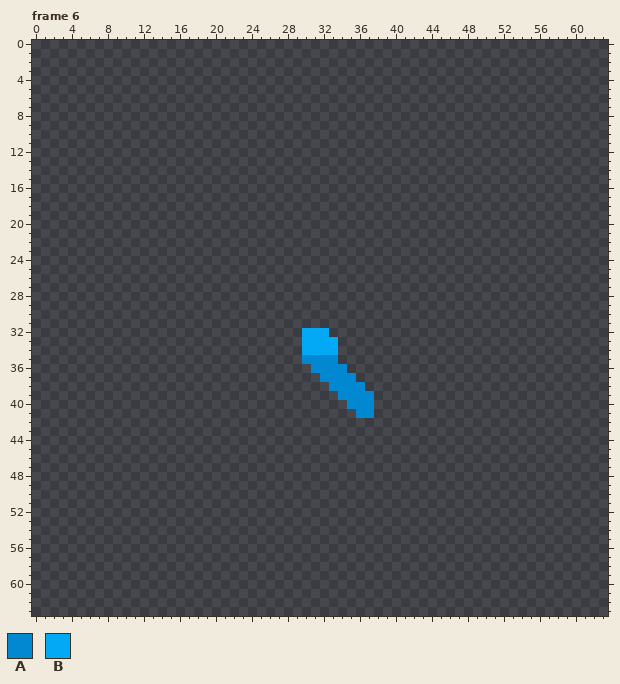
Edited in one commit: pixel-art file (Ressources/Characters/Base_Character/Walk/Base_Character_Walk_E.aseprite). This is how it looked before the edit.
64x64 pixels, 16 frames. Shown: frame 6. The commit also changed other frames, which this record leaves out.
Palette (. is transparent): A #0288d1  B #03a9f4
Pixels before, frame 6 (only the part around the change), first column x 0:
 0 ................................................................
 1 ................................................................
 2 ................................................................
 3 ................................................................
 4 ................................................................
 5 ................................................................
 6 ................................................................
 7 ................................................................
 8 ................................................................
 9 ................................................................
10 ................................................................
11 ................................................................
12 ................................................................
13 ................................................................
14 ................................................................
15 ................................................................
16 ................................................................
17 ................................................................
18 ................................................................
19 ................................................................
20 ................................................................
21 ................................................................
22 ................................................................
23 ................................................................
24 ................................................................
25 ................................................................
26 ................................................................
27 ................................................................
28 ................................................................
29 ................................................................
30 ................................................................
31 ................................................................
32 ..............................BBB...............................
33 ..............................BBBB..............................
34 ..............................BBBB..............................
35 ..............................AAAA..............................
36 ...............................AAAA.............................
37 ................................AAAA............................
38 .................................AAAA...........................
39 ..................................AAAA..........................
40 ...................................AAA..........................
41 ....................................AA..........................
42 ................................................................
43 ................................................................
44 ................................................................
45 ................................................................
46 ................................................................
47 ................................................................
48 ................................................................
49 ................................................................
50 ................................................................
51 ................................................................
52 ................................................................
53 ................................................................
54 ................................................................
55 ................................................................
56 ................................................................
57 ................................................................
58 ................................................................
59 ................................................................
60 ................................................................
61 ................................................................
62 ................................................................
63 ................................................................
And afterwards:
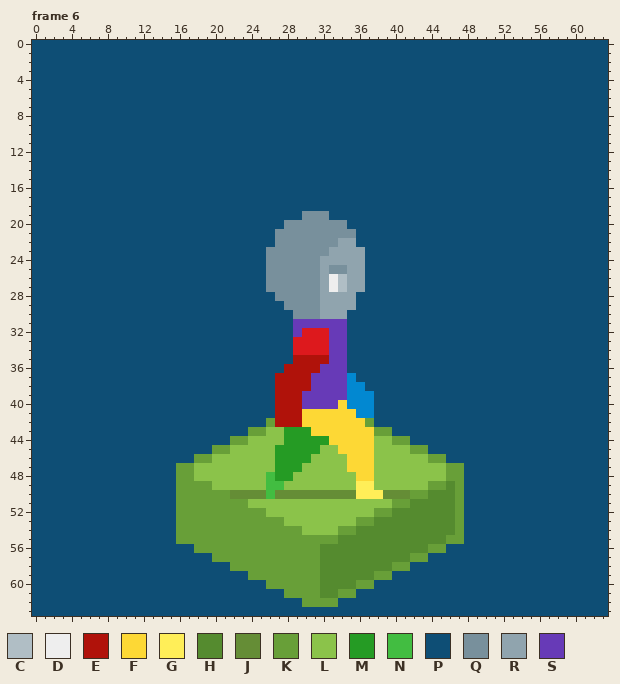
Colours new in this view: C #b0bec5  D #eeeeee  E #b0120a  F #fdd835  G #ffee58  H #558b2f  J #658d36  K #689f38  L #8bc34a  M #259b24  N #42bd41  P #0e4e75  Q #78909c  R #90a4ae  S #673ab7
From the commit log: Changement des gifs
Difference:
layer "Background" now shown
layer "Line" now shown
layer "Sec Leg" now shown
layer "Main Leg" now shown
layer "Torso" now shown
layer "Main Arm" now shown
layer "Head" now shown
colour B: #03a9f4 -> #dd191d
Changed rows in their new state; - is a pixel that keeps its letter.
Frame 6:
first column x 0:
 0 PPPPPPPPPPPPPPPPPPPPPPPPPPPPPPPPPPPPPPPPPPPPPPPPPPPPPPPPPPPPPPPP
 1 PPPPPPPPPPPPPPPPPPPPPPPPPPPPPPPPPPPPPPPPPPPPPPPPPPPPPPPPPPPPPPPP
 2 PPPPPPPPPPPPPPPPPPPPPPPPPPPPPPPPPPPPPPPPPPPPPPPPPPPPPPPPPPPPPPPP
 3 PPPPPPPPPPPPPPPPPPPPPPPPPPPPPPPPPPPPPPPPPPPPPPPPPPPPPPPPPPPPPPPP
 4 PPPPPPPPPPPPPPPPPPPPPPPPPPPPPPPPPPPPPPPPPPPPPPPPPPPPPPPPPPPPPPPP
 5 PPPPPPPPPPPPPPPPPPPPPPPPPPPPPPPPPPPPPPPPPPPPPPPPPPPPPPPPPPPPPPPP
 6 PPPPPPPPPPPPPPPPPPPPPPPPPPPPPPPPPPPPPPPPPPPPPPPPPPPPPPPPPPPPPPPP
 7 PPPPPPPPPPPPPPPPPPPPPPPPPPPPPPPPPPPPPPPPPPPPPPPPPPPPPPPPPPPPPPPP
 8 PPPPPPPPPPPPPPPPPPPPPPPPPPPPPPPPPPPPPPPPPPPPPPPPPPPPPPPPPPPPPPPP
 9 PPPPPPPPPPPPPPPPPPPPPPPPPPPPPPPPPPPPPPPPPPPPPPPPPPPPPPPPPPPPPPPP
10 PPPPPPPPPPPPPPPPPPPPPPPPPPPPPPPPPPPPPPPPPPPPPPPPPPPPPPPPPPPPPPPP
11 PPPPPPPPPPPPPPPPPPPPPPPPPPPPPPPPPPPPPPPPPPPPPPPPPPPPPPPPPPPPPPPP
12 PPPPPPPPPPPPPPPPPPPPPPPPPPPPPPPPPPPPPPPPPPPPPPPPPPPPPPPPPPPPPPPP
13 PPPPPPPPPPPPPPPPPPPPPPPPPPPPPPPPPPPPPPPPPPPPPPPPPPPPPPPPPPPPPPPP
14 PPPPPPPPPPPPPPPPPPPPPPPPPPPPPPPPPPPPPPPPPPPPPPPPPPPPPPPPPPPPPPPP
15 PPPPPPPPPPPPPPPPPPPPPPPPPPPPPPPPPPPPPPPPPPPPPPPPPPPPPPPPPPPPPPPP
16 PPPPPPPPPPPPPPPPPPPPPPPPPPPPPPPPPPPPPPPPPPPPPPPPPPPPPPPPPPPPPPPP
17 PPPPPPPPPPPPPPPPPPPPPPPPPPPPPPPPPPPPPPPPPPPPPPPPPPPPPPPPPPPPPPPP
18 PPPPPPPPPPPPPPPPPPPPPPPPPPPPPPPPPPPPPPPPPPPPPPPPPPPPPPPPPPPPPPPP
19 PPPPPPPPPPPPPPPPPPPPPPPPPPPPPPQQQPPPPPPPPPPPPPPPPPPPPPPPPPPPPPPP
20 PPPPPPPPPPPPPPPPPPPPPPPPPPPPQQQQQQQPPPPPPPPPPPPPPPPPPPPPPPPPPPPP
21 PPPPPPPPPPPPPPPPPPPPPPPPPPPQQQQQQQQQPPPPPPPPPPPPPPPPPPPPPPPPPPPP
22 PPPPPPPPPPPPPPPPPPPPPPPPPPPQQQQQQQRRPPPPPPPPPPPPPPPPPPPPPPPPPPPP
23 PPPPPPPPPPPPPPPPPPPPPPPPPPQQQQQQQRRRRPPPPPPPPPPPPPPPPPPPPPPPPPPP
24 PPPPPPPPPPPPPPPPPPPPPPPPPPQQQQQQRRRRRPPPPPPPPPPPPPPPPPPPPPPPPPPP
25 PPPPPPPPPPPPPPPPPPPPPPPPPPQQQQQQRQQRRPPPPPPPPPPPPPPPPPPPPPPPPPPP
26 PPPPPPPPPPPPPPPPPPPPPPPPPPQQQQQQRDCRRPPPPPPPPPPPPPPPPPPPPPPPPPPP
27 PPPPPPPPPPPPPPPPPPPPPPPPPPQQQQQQRDCRRPPPPPPPPPPPPPPPPPPPPPPPPPPP
28 PPPPPPPPPPPPPPPPPPPPPPPPPPPQQQQQRRRRPPPPPPPPPPPPPPPPPPPPPPPPPPPP
29 PPPPPPPPPPPPPPPPPPPPPPPPPPPPQQQQRRRRPPPPPPPPPPPPPPPPPPPPPPPPPPPP
30 PPPPPPPPPPPPPPPPPPPPPPPPPPPPPQQQRRRPPPPPPPPPPPPPPPPPPPPPPPPPPPPP
31 PPPPPPPPPPPPPPPPPPPPPPPPPPPPPSSSSSSPPPPPPPPPPPPPPPPPPPPPPPPPPPPP
32 PPPPPPPPPPPPPPPPPPPPPPPPPPPPPS---SSPPPPPPPPPPPPPPPPPPPPPPPPPPPPP
33 PPPPPPPPPPPPPPPPPPPPPPPPPPPPPB---SSPPPPPPPPPPPPPPPPPPPPPPPPPPPPP
34 PPPPPPPPPPPPPPPPPPPPPPPPPPPPPB---SSPPPPPPPPPPPPPPPPPPPPPPPPPPPPP
35 PPPPPPPPPPPPPPPPPPPPPPPPPPPPPEEEESSPPPPPPPPPPPPPPPPPPPPPPPPPPPPP
36 PPPPPPPPPPPPPPPPPPPPPPPPPPPPEEEESSSPPPPPPPPPPPPPPPPPPPPPPPPPPPPP
37 PPPPPPPPPPPPPPPPPPPPPPPPPPPEEEESSSS-PPPPPPPPPPPPPPPPPPPPPPPPPPPP
38 PPPPPPPPPPPPPPPPPPPPPPPPPPPEEEESSSS--PPPPPPPPPPPPPPPPPPPPPPPPPPP
39 PPPPPPPPPPPPPPPPPPPPPPPPPPPEEESSSSS---PPPPPPPPPPPPPPPPPPPPPPPPPP
40 PPPPPPPPPPPPPPPPPPPPPPPPPPPEEESSSSF---PPPPPPPPPPPPPPPPPPPPPPPPPP
41 PPPPPPPPPPPPPPPPPPPPPPPPPPPEEEFFFFFF--PPPPPPPPPPPPPPPPPPPPPPPPPP
42 PPPPPPPPPPPPPPPPPPPPPPPPPPKEEEFFFFFFFKPPPPPPPPPPPPPPPPPPPPPPPPPP
43 PPPPPPPPPPPPPPPPPPPPPPPPKKLLMMMFFFFFFFKKPPPPPPPPPPPPPPPPPPPPPPPP
44 PPPPPPPPPPPPPPPPPPPPPPKKLLLLMMMMMFFFFFLLKKPPPPPPPPPPPPPPPPPPPPPP
45 PPPPPPPPPPPPPPPPPPPPKKLLLLLMMMMMLLFFFFLLLLKKPPPPPPPPPPPPPPPPPPPP
46 PPPPPPPPPPPPPPPPPPKKLLLLLLLMMMMLLLLFFFLLLLLLKKPPPPPPPPPPPPPPPPPP
47 PPPPPPPPPPPPPPPPKKLLLLLLLLLMMMLLLLLFFFLLLLLLLLKKPPPPPPPPPPPPPPPP
48 PPPPPPPPPPPPPPPPKKLLLLLLLLNMMLLLLLLLFFLLLLLLLLKKPPPPPPPPPPPPPPPP
49 PPPPPPPPPPPPPPPPKKKKLLLLLLNNLLLLLLLLGGLLLLLLKKHKPPPPPPPPPPPPPPPP
50 PPPPPPPPPPPPPPPPKKKKKKJJJJNJJJJJJJJJGGGJJJKKHHHKPPPPPPPPPPPPPPPP
51 PPPPPPPPPPPPPPPPKKKKKKKKLLLLLLLLLLLLLLLLKKHHHHHKPPPPPPPPPPPPPPPP
52 PPPPPPPPPPPPPPPPKKKKKKKKKKLLLLLLLLLLLLKKHHHHHHHKPPPPPPPPPPPPPPPP
53 PPPPPPPPPPPPPPPPKKKKKKKKKKKKLLLLLLLLKKHHHHHHHHHKPPPPPPPPPPPPPPPP
54 PPPPPPPPPPPPPPPPKKKKKKKKKKKKKKLLLLKKHHHHHHHHHHHKPPPPPPPPPPPPPPPP
55 PPPPPPPPPPPPPPPPKKKKKKKKKKKKKKKKKKHHHHHHHHHHHHKKPPPPPPPPPPPPPPPP
56 PPPPPPPPPPPPPPPPPPKKKKKKKKKKKKKKHHHHHHHHHHHHKKPPPPPPPPPPPPPPPPPP
57 PPPPPPPPPPPPPPPPPPPPKKKKKKKKKKKKHHHHHHHHHHKKPPPPPPPPPPPPPPPPPPPP
58 PPPPPPPPPPPPPPPPPPPPPPKKKKKKKKKKHHHHHHHHKKPPPPPPPPPPPPPPPPPPPPPP
59 PPPPPPPPPPPPPPPPPPPPPPPPKKKKKKKKHHHHHHKKPPPPPPPPPPPPPPPPPPPPPPPP
60 PPPPPPPPPPPPPPPPPPPPPPPPPPKKKKKKHHHHKKPPPPPPPPPPPPPPPPPPPPPPPPPP
61 PPPPPPPPPPPPPPPPPPPPPPPPPPPPKKKKHHKKPPPPPPPPPPPPPPPPPPPPPPPPPPPP
62 PPPPPPPPPPPPPPPPPPPPPPPPPPPPPPKKKKPPPPPPPPPPPPPPPPPPPPPPPPPPPPPP
63 PPPPPPPPPPPPPPPPPPPPPPPPPPPPPPPPPPPPPPPPPPPPPPPPPPPPPPPPPPPPPPPP
Changed places in both pictures, as pixel boxes (x1, y1, x2, y2):
changed: (32, 40, 608, 616)
